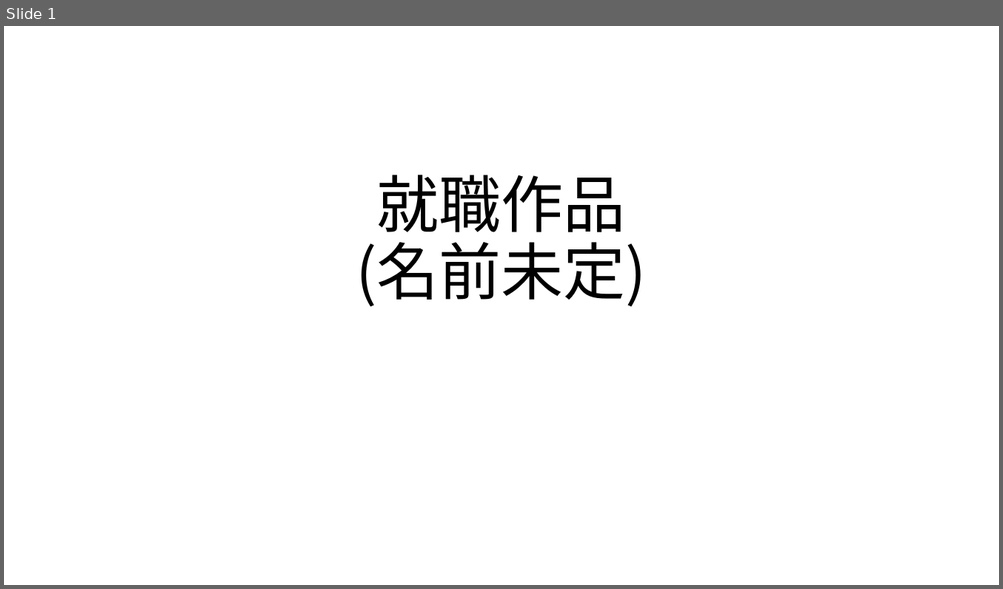
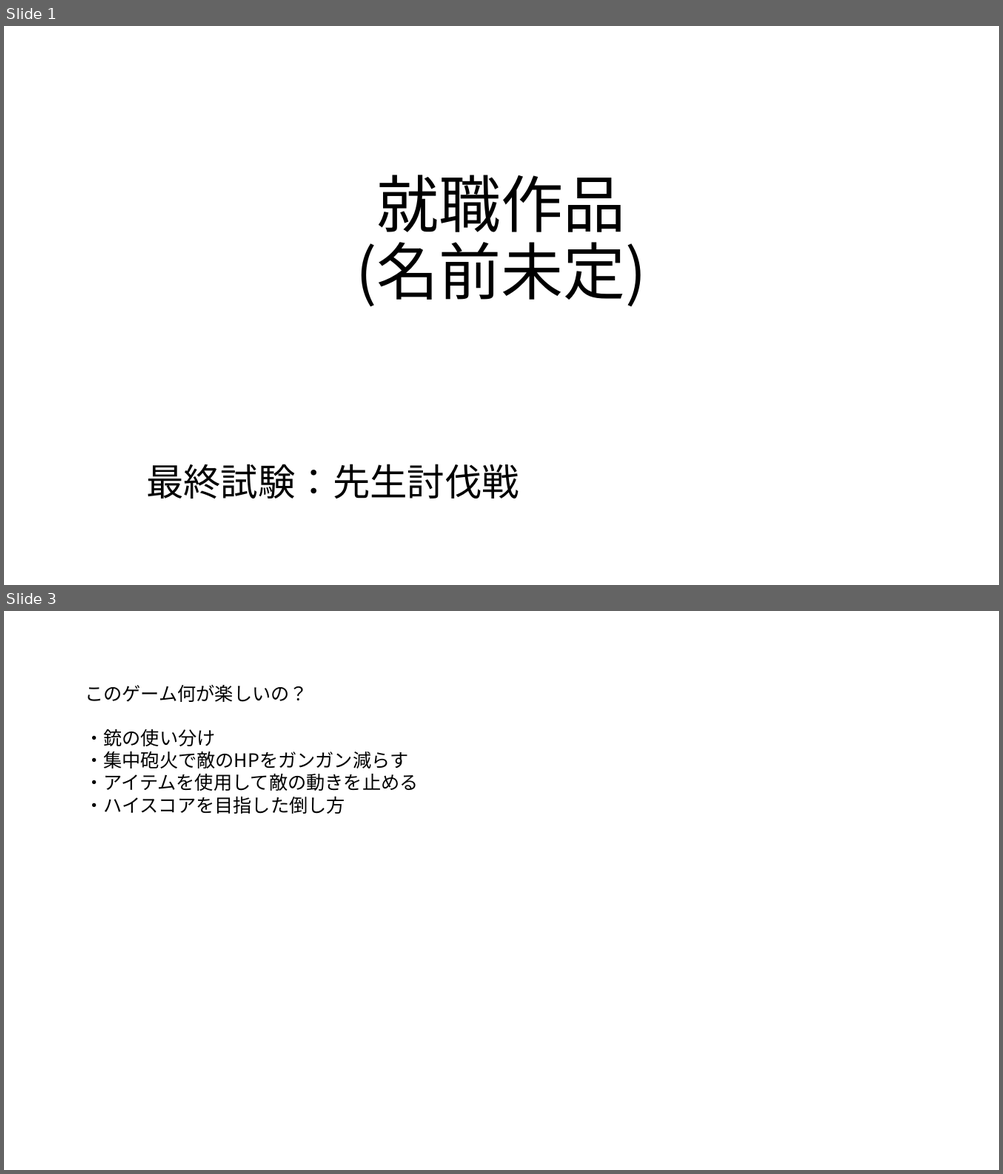
Before and after one commit to kakisawa/ProductionWork, a slide deck: 3DGame_3_NamelessGame/NamelessGame_企画書.pptx. Shown one above the other, each under a label of ours: slide 1 before the commit, slides 1 and 3 after it; the slides between them are not shown. The pictures are 1003x589 and 1003x1174 pixels, drawn with LibreOffice and Linux fonts; fonts in the diff are those of the drawing. Boxes give left, top, right and bottom in pixels: in the first picture for what was removed or moved away, otherwise in the second. Text is boxed around its words. In the diff, an @@ line names an element or a change of style, - is before the commit and + after.

```diff
--- a/3DGame_3_NamelessGame/NamelessGame_企画書.pptx
+++ b/3DGame_3_NamelessGame/NamelessGame_企画書.pptx
@@ slide 3 added at [4,611,999,1170], background #FFFFFF @@
@@ text added at [85,685,418,814], 18 pt, text #000000 @@
+このゲーム何が楽しいの？
+・銃の使い分け
+・集中砲火で敵のHPをガンガン減らす
+・アイテムを使用して敵の動きを止める
+・ハイスコアを目指した倒し方
@@ slide 1 changed as well @@
@@ text added at [146,464,519,499], 36 pt, text #000000 @@
+最終試験：先生討伐戦
```
Also in this commit, not shown: 5 other slides added.
